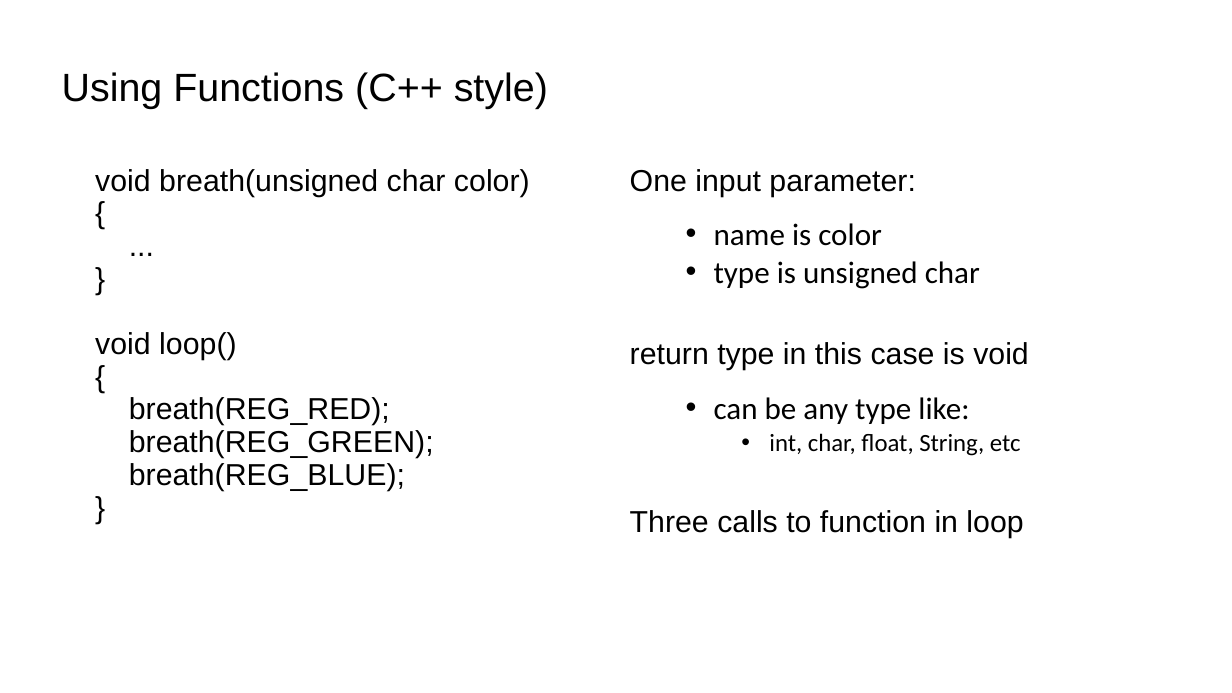
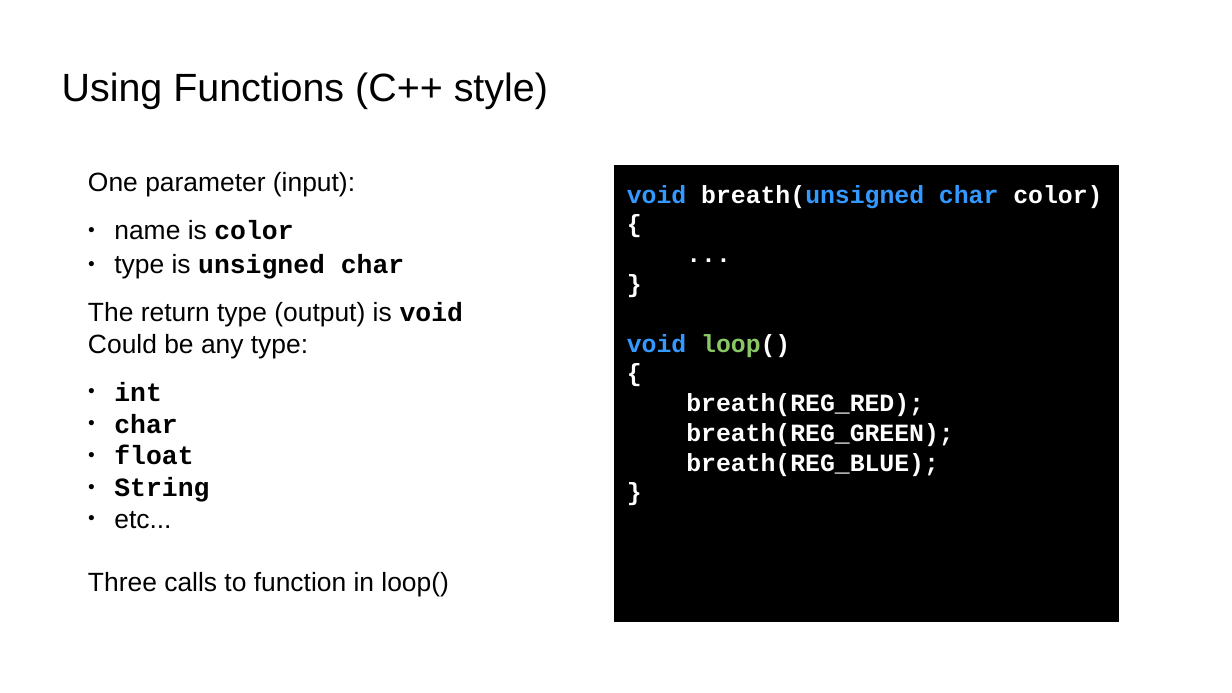
Before and after one commit to bradakelly/ArduinoDevelopmentWorkshop, a slide deck: slide 17 of CourseSlideshow.odp. Drawn at 1232x693 pixels with LibreOffice and Linux fonts; fonts in the diff are those of the drawing; background and template pictures are left out. Boxes give left, top, right and bottom in pixels: in the first picture for what was removed or moved away, otherwise in the second. Text is boxed around its words. In the diff, an @@ line names an element or a change of style, - is before the commit and + after.

Commit message:
Formatted code sections for coloring

```diff
--- a/CourseSlideshow.odp
+++ b/CourseSlideshow.odp
@@ text at (x1=88, y1=172, x2=463, y2=597): text changed; size 19.5 to 17 pt @@
-void breath(unsigned char color)
-{
-...
-}
-void loop()
-{
-breath(REG_RED);
-breath(REG_GREEN);
-breath(REG_BLUE);
-}
+One parameter (input):
+● name is color
+● type is unsigned char
+The return type (output) is void
+Could be any type:
+● int
+● char
+● float
+● String
+● etc...
+Three calls to function in loop()
@@ rectangle "void breath(unsigned char color) { ..." resized from (x1=630, y1=169, x2=1023, y2=538) to (x1=616, y1=168, x2=1118, y2=622) @@
@@ rectangle "void breath(unsigned char color) { ..." at (x1=616, y1=168, x2=1118, y2=622): fill none to #000000; outline none to #000000 2.49 pt @@
@@ text in rectangle at (x1=627, y1=185, x2=1102, y2=476): text changed; size 19.5 to 16 pt; font Calibri to Courier New; text colour #000000 to #FFFFFF; bold on @@
-One input parameter:
-  • name is color
-  • type is unsigned char
-return type in this case is void
-  • can be any type like:
-    • int, char, float, String, etc
-Three calls to function in loop
+void breath(unsigned char color)
+{
+...
+}
+void loop()
+{
+breath(REG_RED);
+breath(REG_GREEN);
+breath(REG_BLUE);
+}
```
Also in this commit, not shown: 6 other slides changed.
